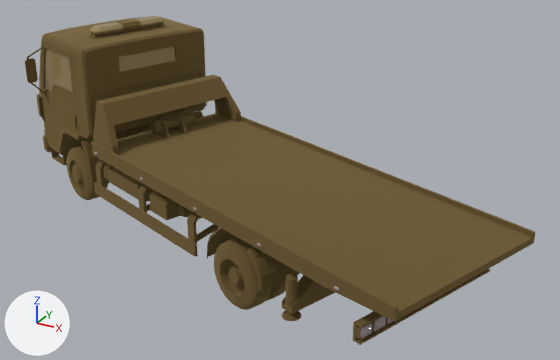
The glTF model glb/city/veh-grua.glb, before and after one commit.
One viewpoint serves both versions: a 50 mm camera at (5.21, -7.6, 4.65) aimed at (1.07, -0.07, 0.89). Lighting does not change. The marker at lower left points along +X, +Y and +Z. The older version comes first. Where no turn or scale is listed for an object, it has been applied to the vertices. Vertices at exactly the same position are counted once.

The first picture shows 'towtruck_optics_tex_0', 'towtruck_towtruck_0', 'towtruck_towtruck_glass_0', 'towtruck_towtruck_glass_0.001'.
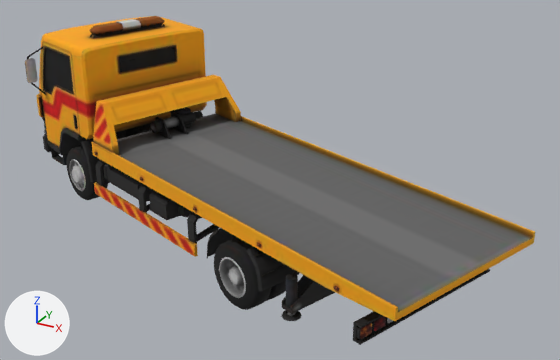
Changed parts and their boxes (x1, y1, x2, y2) in the pictures (560 x 360 px):
'towtruck_towtruck_0', surface changed
    both: (25, 16, 535, 345)
'towtruck_towtruck_glass_0', surface changed (brown to black)
    both: (45, 46, 175, 92)
'towtruck_towtruck_glass_0.001', surface changed (darker)
    both: (90, 16, 164, 35)
'towtruck_optics_tex_0', surface changed
    both: (94, 152, 393, 339)

What changed in the scene script:
```text
Add img_image_3:
    img_image_3 = load_image('Image_3', '_unpacked/Image_3', 256, 256, 'sRGB')
Add img_image_2:
    img_image_2 = load_image('Image_2', '_unpacked/Image_2', 256, 256, 'sRGB')
Add img_image_1:
    img_image_1 = load_image('Image_1', '_unpacked/Image_1', 256, 256, 'sRGB')
Add img_image_0:
    img_image_0 = load_image('Image_0', '_unpacked/Image_0', 256, 256, 'sRGB')
Change mat_towtruck:
    remove mat_towtruck.base_color = (0.325, 0.238, 0.101)  # brown #9a8659
    mat_towtruck.metallic: 1.0 -> 0.0
    add mat_towtruck.texture = img_image_0
    mat_towtruck.roughness: 1.0 -> 0.9
Change mat_towtruck_glass:
    where n0 = _N.new('ShaderNodeBsdfPrincipled'); n0.name = 'Principled BSDF'
    remove n0.inputs[0].default_value = (0.325, 0.238, 0.101, 1.0)  # 'Base Color', brown #9a8659
    n0.inputs[2].default_value: 0.0 -> 0.9  # 'Roughness'
    add n2 = _N.new('ShaderNodeMath'); n2.name = 'Math'
    add n2.operation = 'MULTIPLY'
    add n2.inputs[1].default_value = 0.938  # 'Value'
    add n3 = _N.new('ShaderNodeTexImage'); n3.name = 'Image Texture'
    add n3.image = img_image_1
    add _L.new(n2.outputs[0], n0.inputs[4])  # 'Value' to 'Alpha'
    add _L.new(n3.outputs[0], n0.inputs[0])  # 'Color' to 'Base Color'
    add _L.new(n3.outputs[1], n2.inputs[0])  # 'Alpha' to 'Value'
Change mat_towtruck_glass_0:
    where n0 = _N.new('ShaderNodeBsdfPrincipled'); n0.name = 'Principled BSDF'
    remove n0.inputs[0].default_value = (0.325, 0.238, 0.101, 1.0)  # 'Base Color', brown #9a8659
    n0.inputs[2].default_value: 0.0 -> 0.9  # 'Roughness'
    add n2 = _N.new('ShaderNodeMath'); n2.name = 'Math'
    add n2.operation = 'MULTIPLY'
    add n2.inputs[1].default_value = 0.835  # 'Value'
    add n3 = _N.new('ShaderNodeTexImage'); n3.name = 'Image Texture'
    add n3.image = img_image_2
    add _L.new(n2.outputs[0], n0.inputs[4])  # 'Value' to 'Alpha'
    add _L.new(n3.outputs[0], n0.inputs[0])  # 'Color' to 'Base Color'
    add _L.new(n3.outputs[1], n2.inputs[0])  # 'Alpha' to 'Value'
Change mat_optics_tex_5:
    remove mat_optics_tex_5.base_color = (0.373, 0.308, 0.321)  # grey #a4979a
    add mat_optics_tex_5.texture = img_image_3
    mat_optics_tex_5.roughness: 0.0 -> 0.9
Change me_towtruck_towtruck_0:
    where me_towtruck_towtruck_0.from_pydata(...)  # 4317 vertices, 7471 faces; spans x -3.0..4.13, y -2.35..1.98, z 0.01..2.4
    used by ob_towtruck_towtruck_0; location = (0.0, 0.0, 0.0)
    me_towtruck_towtruck_0 part 1: texture (UV) coordinates changed
```
